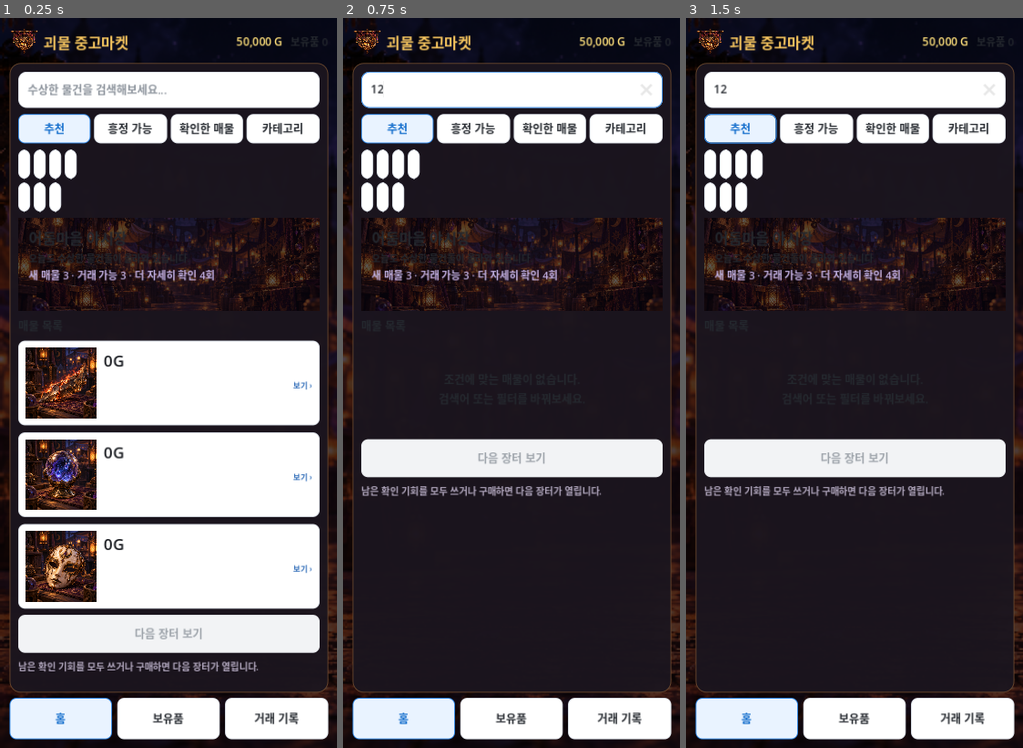
Above: before the commit, frames 1-3 (left to right).
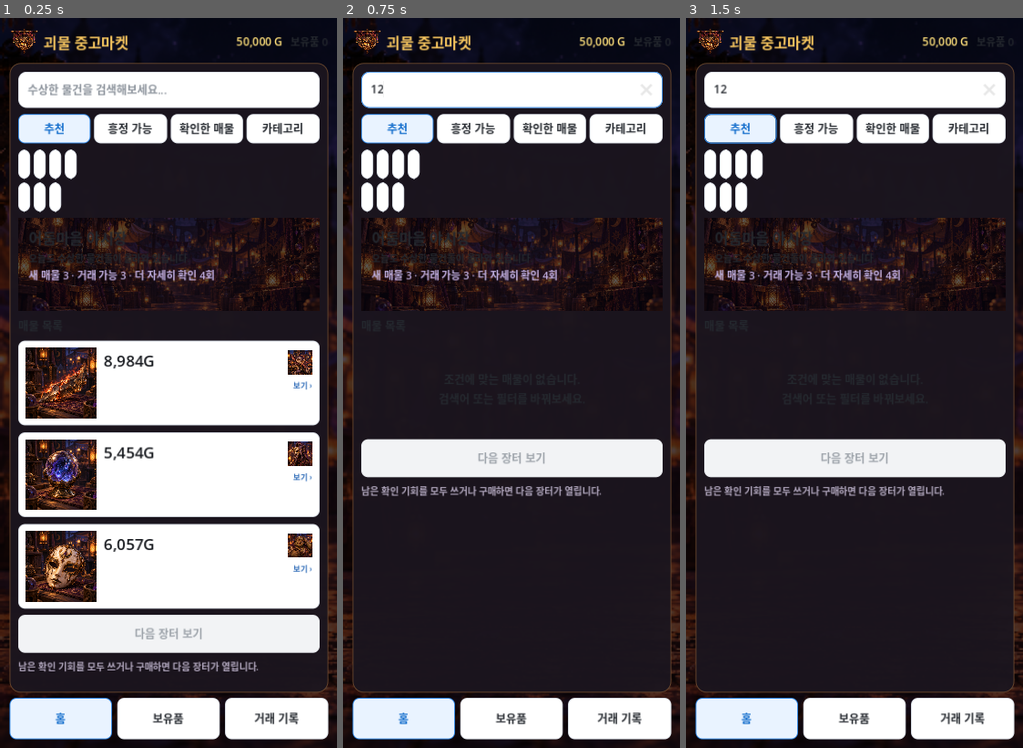
Above: after the commit, the same moments.

Repository: Queenrain9/monster-used-market
Game: Godot game, scene res://scenes/main.tscn
Two runs of this game, one before a commit and one after it. Both use one fixed random seed, a clock stepped at 60 frames per second and the inputs below.
Inputs (mouse positions are in pixels of both pictures, inside the frame that each line leads up to):
- Up to frame 1 (0.25 s): no input
- Up to frame 2 (0.75 s): click (511, 91) at 0.52 s; type "12" at 0.6 s
- Up to frame 3 (1.5 s): click "추천" at 1.25 s

The runs differ from the first frame. In frame 1, 1.2% of the frame differs, in the area x 30-93%, y 45-74%; in frame 2, nothing differs; in frame 3, nothing differs.
Error before the commit: Attempt to call function 'get_node' in base 'null instance' on a null instance. (res://scripts/listing_card.gd:18)

Commit message:
ui: render compact wireframe listing metadata

Diff:
--- a/scripts/listing_card.gd
+++ b/scripts/listing_card.gd
@@ -13,19 +13,21 @@
 
 
 func render(data: Dictionary) -> void:
-	var info = $Margin/Body/Info
+	var main_info = $Margin/Body/MainInfo
+	var side = $Margin/Body/Side
 	$Margin/Body/Thumbnail.texture = Art.texture_for("items", str(data.get("item_art_id", "")))
-	info.get_node("SellerRow/Portrait").texture = Art.texture_for("sellers", str(data.get("seller_art_id", "")))
-	info.get_node("Name").text = data["name"]
-	info.get_node("Price").text = data["price_text"]
-	info.get_node("SellerRow/Action").text = data["action_text"]
-	info.get_node("SellerRow/Seller").text = data["seller_text"]
-	info.get_node("Tags").text = data["tags_text"]
-	info.get_node("Clue").text = data["clue_text"]
-	info.get_node("Feature").text = data["feature_text"]
+	side.get_node("SellerRow/Portrait").texture = Art.texture_for("sellers", str(data.get("seller_art_id", "")))
+	main_info.get_node("Name").text = data["name"]
+	main_info.get_node("Price").text = data["price_text"]
+	main_info.get_node("Meta").text = str(data.get("meta_text", "어둠마을 야시장"))
+	main_info.get_node("Clue").text = data["clue_text"]
+	main_info.get_node("Feature").text = data["feature_text"]
+	side.get_node("Tags").text = data["tags_text"]
+	side.get_node("Seller").text = str(data.get("seller_short_text", data["seller_text"])).trim_prefix("판매자: ")
+	side.get_node("Action").text = data["action_text"]
 	var featured = not str(data["feature_text"]).is_empty()
-	info.get_node("Feature").visible = featured
+	main_info.get_node("Feature").visible = featured
 	add_theme_stylebox_override("panel", featured_style if featured else regular_style)
 	$OpenButton.disabled = not bool(data["available"])
 	$OpenButton.tooltip_text = "%s · %s" % [data["name"], data["action_text"]]
-	modulate.a = 1.0 if bool(data["available"]) else 0.6
+	modulate.a = 1.0 if bool(data["available"]) else 0.55
